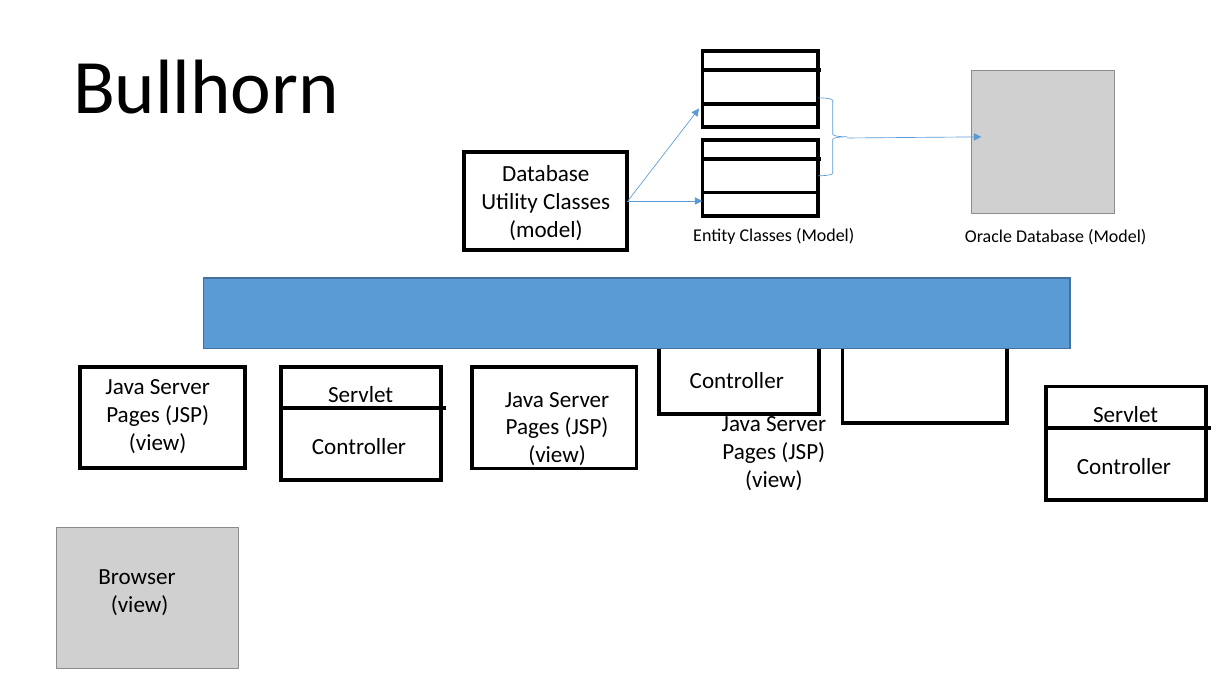
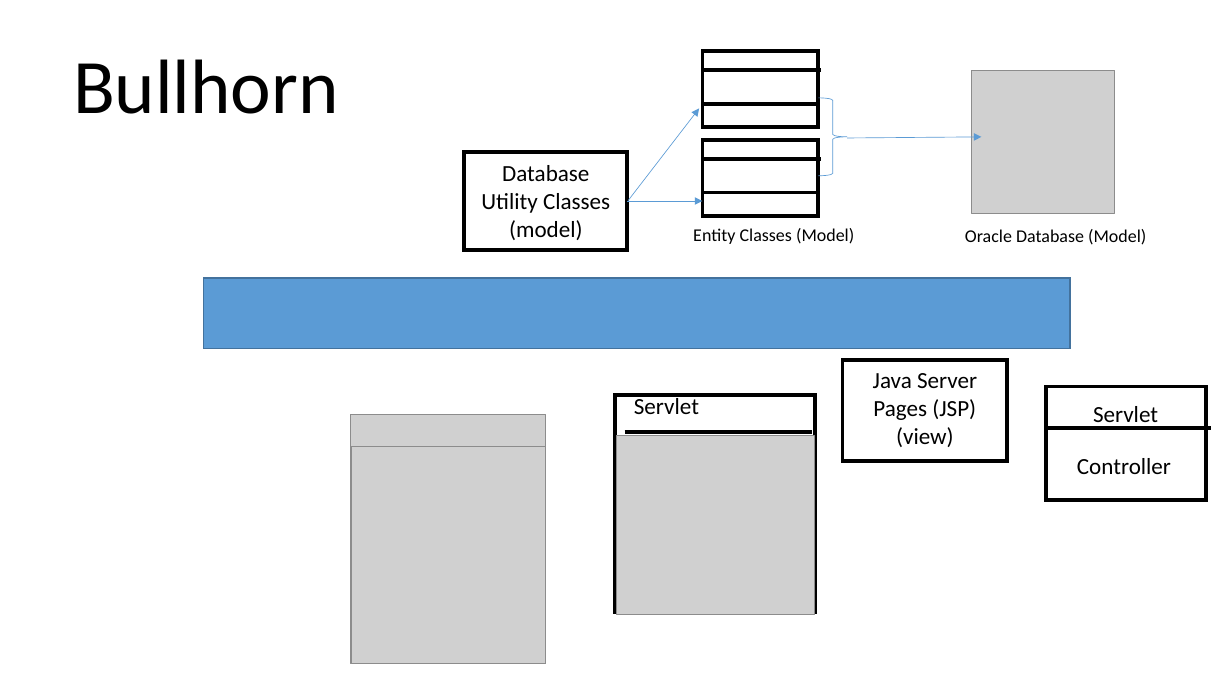
Before and after one commit to limacocopops/BullhornOracl, a slide deck: slide 4 of bullhorn images.pptx (slide 3 before the commit). Drawn at 1232x693 pixels with LibreOffice and Linux fonts; fonts in the diff are those of the drawing; grey boxes stand for pictures. Boxes give left, top, right and bottom in pixels: in the first picture for what was removed or moved away, otherwise in the second. Text is boxed around its words. In the diff, an @@ line names an element or a change of style, - is before the commit and + after.

```diff
--- a/bullhorn images.pptx
+++ b/bullhorn images.pptx
@@ rectangle removed at (x1=843, y1=323, x2=1008, y2=423) @@
@@ text removed at (x1=105, y1=379, x2=210, y2=453) @@
-Java Server Pages (JSP)
-(view)
@@ rectangle removed at (x1=281, y1=367, x2=442, y2=481) @@
@@ rectangle removed at (x1=471, y1=368, x2=637, y2=469) @@
-Java
@@ text "Servlet" rewrapped from (x1=328, y1=386, x2=393, y2=409) to (x1=634, y1=395, x2=699, y2=414) @@
@@ text removed at (x1=690, y1=372, x2=784, y2=388) @@
-Controller
@@ rectangle "Java" moved from (x1=80, y1=367, x2=246, y2=468) to (x1=843, y1=360, x2=1008, y2=461) @@
@@ text "Java Server Pages (JSP)" rewrapped from (x1=722, y1=412, x2=826, y2=490) to (x1=873, y1=373, x2=977, y2=447) @@
@@ picture resized from (x1=56, y1=528, x2=238, y2=668) to (x1=351, y1=414, x2=546, y2=664) @@
@@ text removed at (x1=505, y1=392, x2=609, y2=469) @@
-Java Server Pages (JSP)
-(view)
@@ rectangle resized from (x1=659, y1=300, x2=820, y2=414) to (x1=616, y1=396, x2=815, y2=613) @@
@@ text removed at (x1=312, y1=438, x2=406, y2=454) @@
-Controller
@@ picture added at (x1=351, y1=446, x2=545, y2=664) @@
@@ picture added at (x1=617, y1=435, x2=815, y2=615) @@
@@ line moved from (281, 408) - (446, 408) to (625, 433) - (811, 433) @@
@@ text removed at (x1=98, y1=569, x2=175, y2=615) @@
-Browser
-(view)
```
Also in this commit, not shown: 6 slides added, 1 slide removed, 59 other files.
